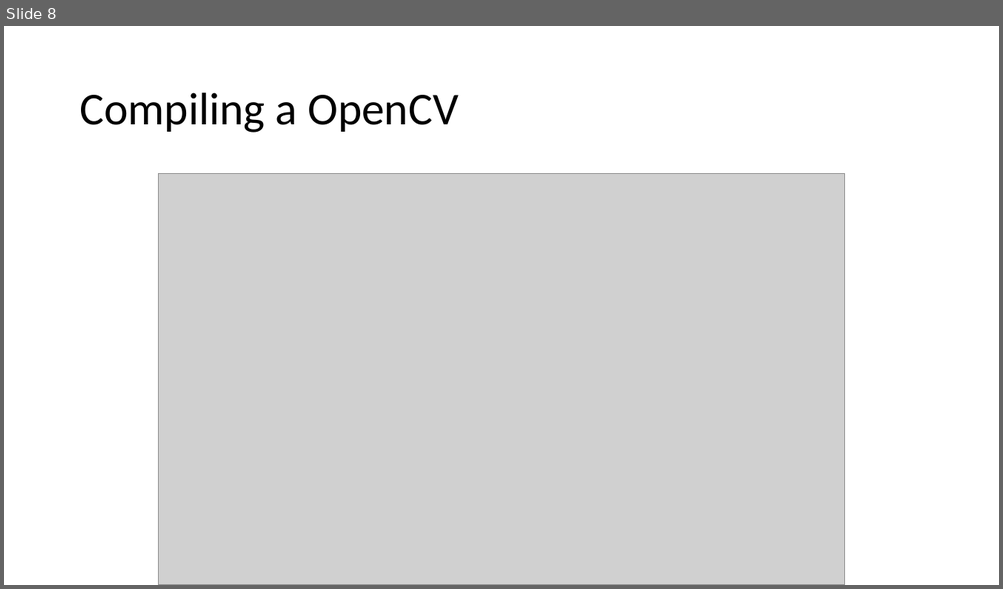
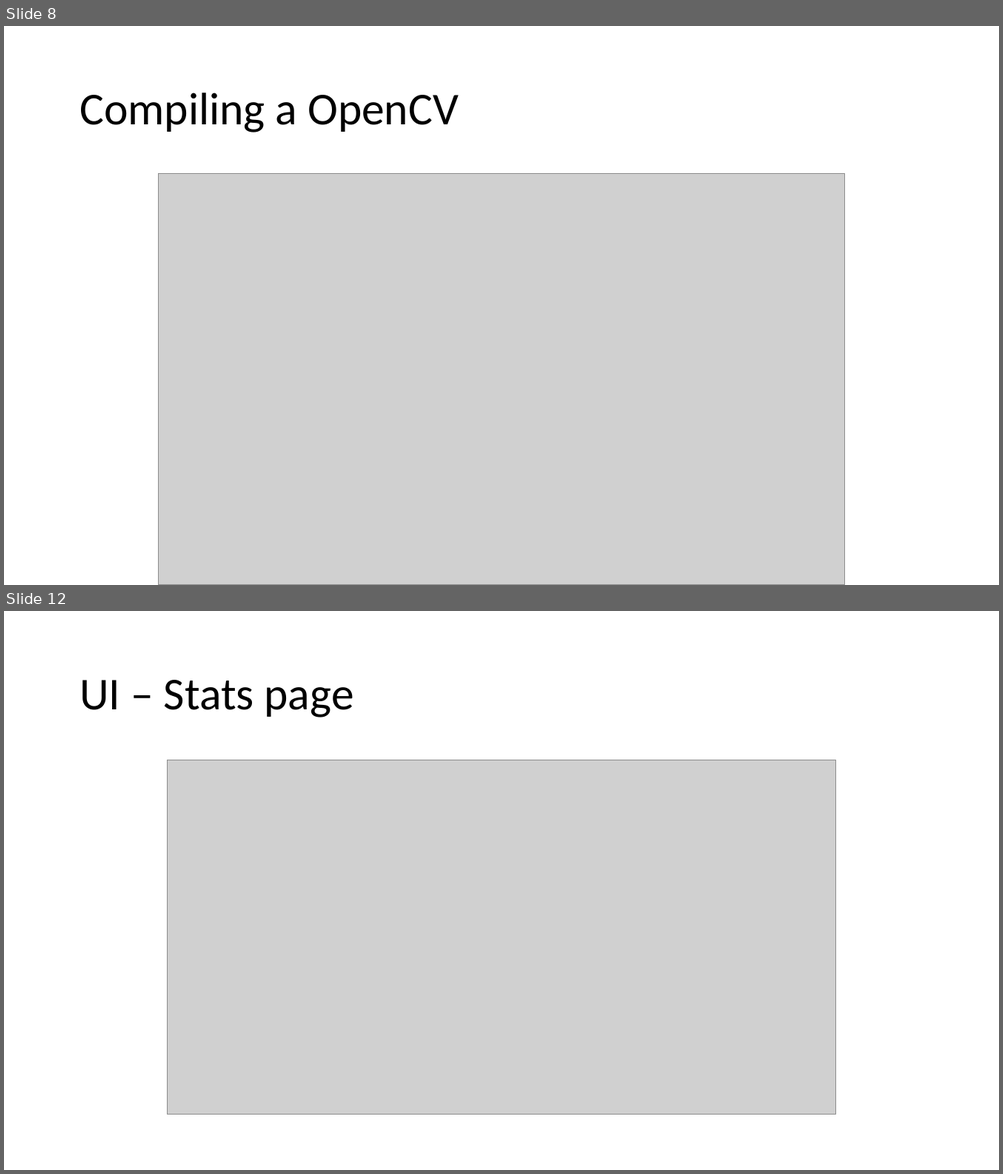
Before and after one commit to Tushar9999999999/SkyNet, a slide deck: Equinox_Presentation.pptx. Shown one above the other, each under a label of ours: slide 8 before the commit, slides 8 and 12 after it; the slides between them are not shown. The pictures are 1003x589 and 1003x1174 pixels, drawn with LibreOffice and Linux fonts; fonts in the diff are those of the drawing; grey boxes stand for pictures. Boxes give left, top, right and bottom in pixels: in the first picture for what was removed or moved away, otherwise in the second. Text is boxed around its words. In the diff, an @@ line names an element or a change of style, - is before the commit and + after.

```diff
--- a/Equinox_Presentation.pptx
+++ b/Equinox_Presentation.pptx
@@ slide 12 added at [4,611,999,1170], background #FFFFFF @@
@@ title added at [79,680,354,718], 44 pt, text #000000 @@
+UI – Stats page
@@ picture added at [168,760,836,1116] @@
```
Also in this commit, not shown: 4 other slides added.
